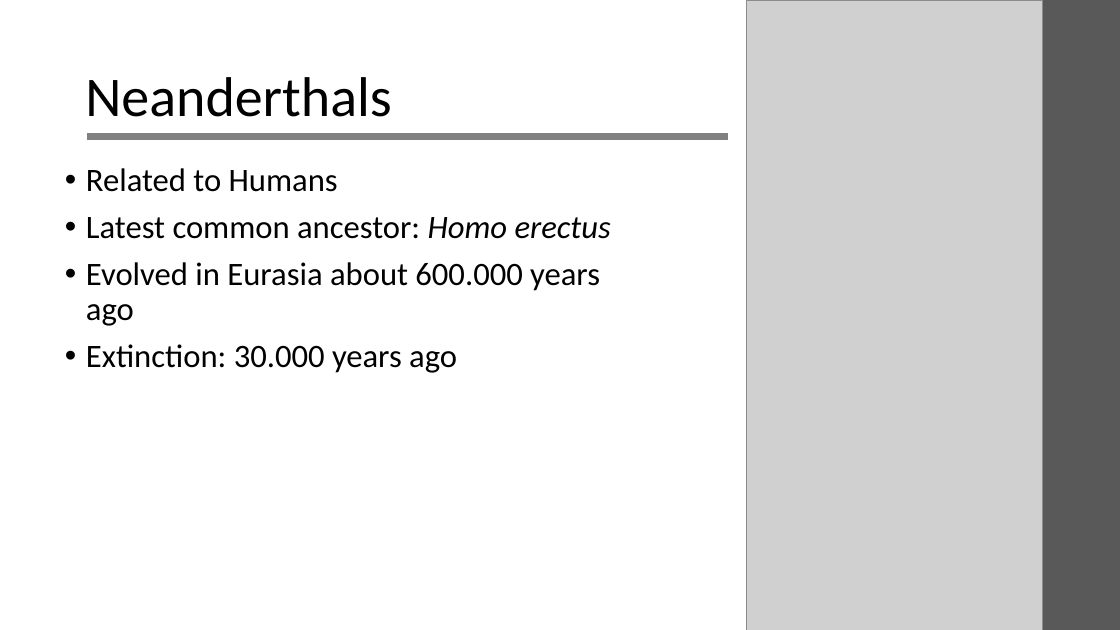
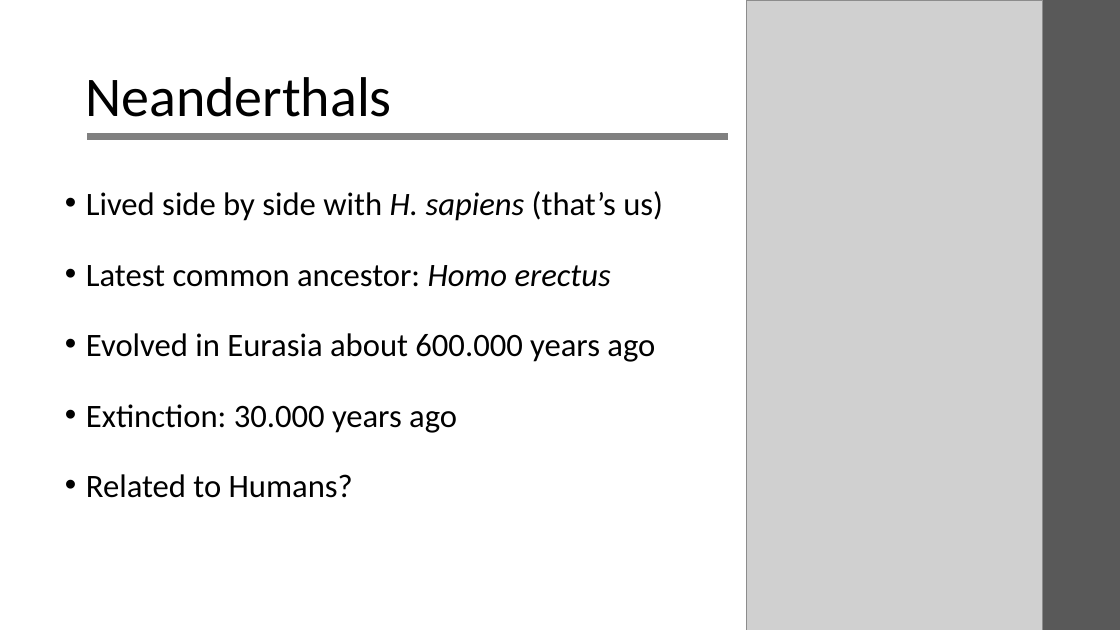
Before and after one commit to laksannathan/Biopython, a slide deck: slide 3 of humans_demo/Humans.pptx. Drawn at 1120x630 pixels with LibreOffice and Linux fonts; fonts in the diff are those of the drawing; grey boxes stand for pictures. Boxes give left, top, right and bottom in pixels: in the first picture for what was removed or moved away, otherwise in the second. Text is boxed around its words. In the diff, an @@ line names an element or a change of style, - is before the commit and + after.

```diff
--- a/humans_demo/Humans.pptx
+++ b/humans_demo/Humans.pptx
@@ text at box(86, 191, 663, 221): text changed @@
-• Related to Humans
+• Lived side by side with H. sapiens (that’s us)
@@ text at box(86, 265, 655, 433): line spacing 0.9 to 1.5 @@
@@ text at box(86, 474, 353, 498): paragraph added @@
+• Related to Humans?
```
Also in this commit, not shown: 1 other slide changed, 4 slides added, 1 other file.
